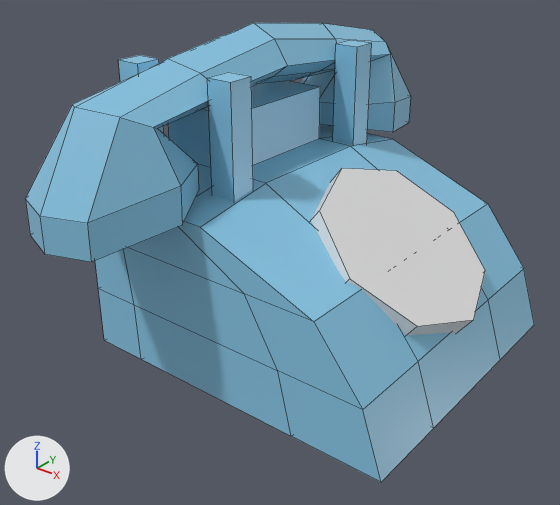
Renders of the FBX model Assets/IMPORTED MODELS/rotaryphone.fbx from each side of a commit.
One viewpoint serves both versions: a camera (50 mm lens) standing at (2.7, -3.74, 3.85) and looking at (-0.04, -0.3, 1.72). The axes (+X, +Y, +Z) are drawn at lower left. The lights are the same throughout. Mesh edges are drawn as thin lines. Where no turn or scale is listed for an object, it has been applied to the vertices.

Objects in the first picture: 'phone'.
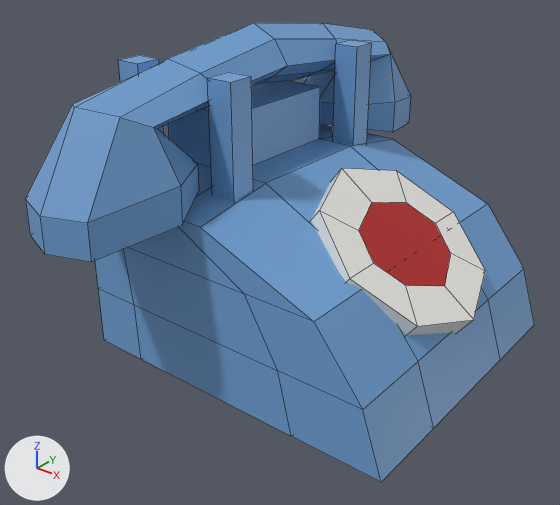
Changed parts and their boxes [x1, y1, x2, y2] in the pictures (560 x 505 px):
```json
{"part": 1, "of": "me_cube_004", "change": "built on", "before": [319, 168, 485, 326], "after": [319, 168, 485, 326]}
{"part": 2, "of": "me_cube_004", "change": "recoloured", "before": [25, 23, 534, 482], "after": [25, 23, 534, 482]}
{"part": 3, "of": "me_cube_004", "change": "recoloured", "before": [311, 168, 473, 335], "after": [311, 168, 473, 335]}
```

The change, as JSON lines over the scene's bpy script:
```json
{"op": "add", "block": "img_colorpallet_01_png", "code": ["img_colorpallet_01_png = load_image('ColorPallet_01.png', '../Materials/Textures/ColorPallet_01.png', 2048, 2048, 'sRGB')"]}
{"op": "add", "block": "mat_phone", "code": ["mat_phone = principled_material('phone')", "mat_phone.texture = img_colorpallet_01_png"]}
{"block": "me_cube_004", "where": "# used by ob_phone; location = (-0.868, 0.588, 2.44)"}
{"op": "remove", "block": "me_cube_004", "code": "me_cube_004.from_pydata(...)  # 180 vertices, 158 faces; spans x -0.13..2.05, y -2.26..1.09, z -1.4..0.6"}
{"op": "add", "block": "me_cube_004", "code": "me_cube_004.from_pydata(...)  # 196 vertices, 166 faces; spans x -0.13..2.05, y -2.26..1.09, z -1.4..0.6"}
{"block": "me_cube_004", "change": "me_cube_004 part 1"}
{"block": "me_cube_004", "change": "1 face is deleted"}
{"block": "me_cube_004", "change": "16 vertices are added at x 1.29..1.82, y -0.94..-0.23, z -0.75..-0.35"}
{"block": "me_cube_004", "change": "9 new faces join them"}
{"block": "me_cube_004", "change": "me_cube_004 part 2: 148 faces spanning x -0.13..2.05, y -2.26..1.09, z -1.4..0.6 switch from mat_material (blue #89c8e7) to mat_phone (picture img_colorpallet_01_png)"}
{"block": "me_cube_004", "change": "me_cube_004 part 3: 9 faces spanning x 0.98..2.02, y -1.19..0.01, z -1.06..-0.19 switch from mat_material_002 (white #e7e7e7) to mat_phone (picture img_colorpallet_01_png)"}
```
